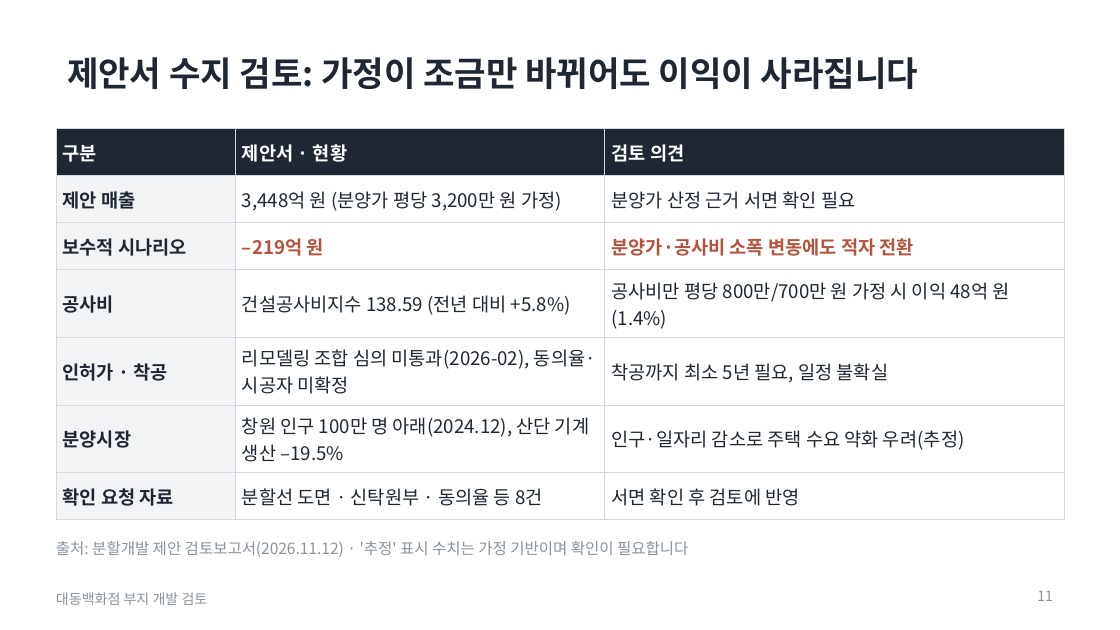
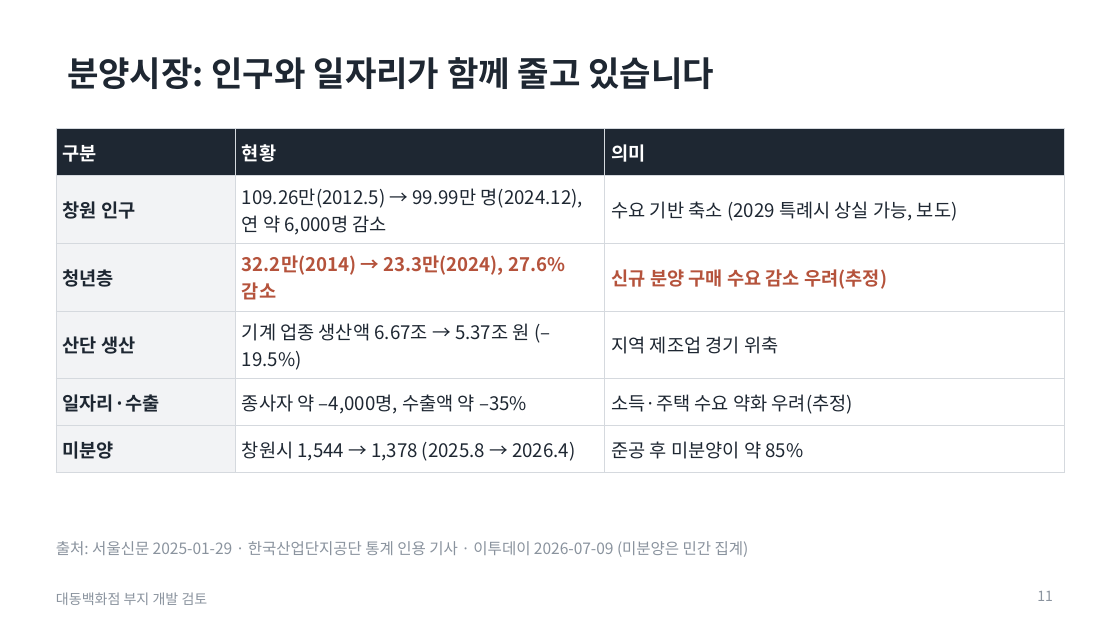
Before and after one commit to nadriboy2-design/dorim-redev-system, a slide deck: slide 11 of analysis/daedong/보고서/대동백화점_현장방문보고_제안검토요약2장추가_2026-11-13.pptx. Drawn at 1120x630 pixels with LibreOffice and Linux fonts; fonts in the diff are those of the drawing. Boxes give left, top, right and bottom in pixels: in the first picture for what was removed or moved away, otherwise in the second. Text is boxed around its words. In the diff, an @@ line names an element or a change of style, - is before the commit and + after.

```diff
--- a/analysis/daedong/보고서/대동백화점_현장방문보고_제안검토요약2장추가_2026-11-13.pptx
+++ b/analysis/daedong/보고서/대동백화점_현장방문보고_제안검토요약2장추가_2026-11-13.pptx
@@ title at bbox=[67, 57, 714, 89]: text changed @@
-제안서 수지 검토: 가정이 조금만 바뀌어도 이익이 사라집니다
+분양시장: 인구와 일자리가 함께 줄고 있습니다
@@ table at bbox=[56, 129, 1064, 465] @@
-row 1: 구분 | 제안서 · 현황 | 검토 의견
-row 2: 제안 매출 | 3,448억 원 (분양가 평당 3,200만 원 가정) | 분양가 산정 근거 서면 확인 필요
-row 3: 보수적 시나리오 | –219억 원 | 분양가·공사비 소폭 변동에도 적자 전환
-row 4: 공사비 | 건설공사비지수 138.59 (전년 대비 +5.8%) | 공사비만 평당 800만/700만 원 가정 시 이익 48억 원(1.4%)
-row 5: 인허가 · 착공 | 리모델링 조합 심의 미통과(2026-02), 동의율·시공자 미확정 | 착공까지 최소 5년 필요, 일정 불확실
-row 6: 분양시장 | 창원 인구 100만 명 아래(2024.12), 산단 기계 생산 –19.5% | 인구·일자리 감소로 주택 수요 약화 우려(추정)
-row 7: 확인 요청 자료 | 분할선 도면 · 신탁원부 · 동의율 등 8건 | 서면 확인 후 검토에 반영
+row 1: 구분 | 현황 | 의미
+row 2: 창원 인구 | 109.26만(2012.5) → 99.99만 명(2024.12), 연 약 6,000명 감소 | 수요 기반 축소 (2029 특례시 상실 가능, 보도)
+row 3: 청년층 | 32.2만(2014) → 23.3만(2024), 27.6% 감소 | 신규 분양 구매 수요 감소 우려(추정)
+row 4: 산단 생산 | 기계 업종 생산액 6.67조 → 5.37조 원 (–19.5%) | 지역 제조업 경기 위축
+row 5: 일자리·수출 | 종사자 약 –4,000명, 수출액 약 –35% | 소득·주택 수요 약화 우려(추정)
+row 6: 미분양 | 창원시 1,544 → 1,378 (2025.8 → 2026.4) | 준공 후 미분양이 약 85%
@@ text at bbox=[56, 541, 749, 557]: text changed @@
-출처: 분할개발 제안 검토보고서(2026.11.12) · '추정' 표시 수치는 가정 기반이며 확인이 필요합니다
+출처: 서울신문 2025-01-29 · 한국산업단지공단 통계 인용 기사 · 이투데이 2026-07-09 (미분양은 민간 집계)
```
Also in this commit, not shown: 1 other slide changed.
